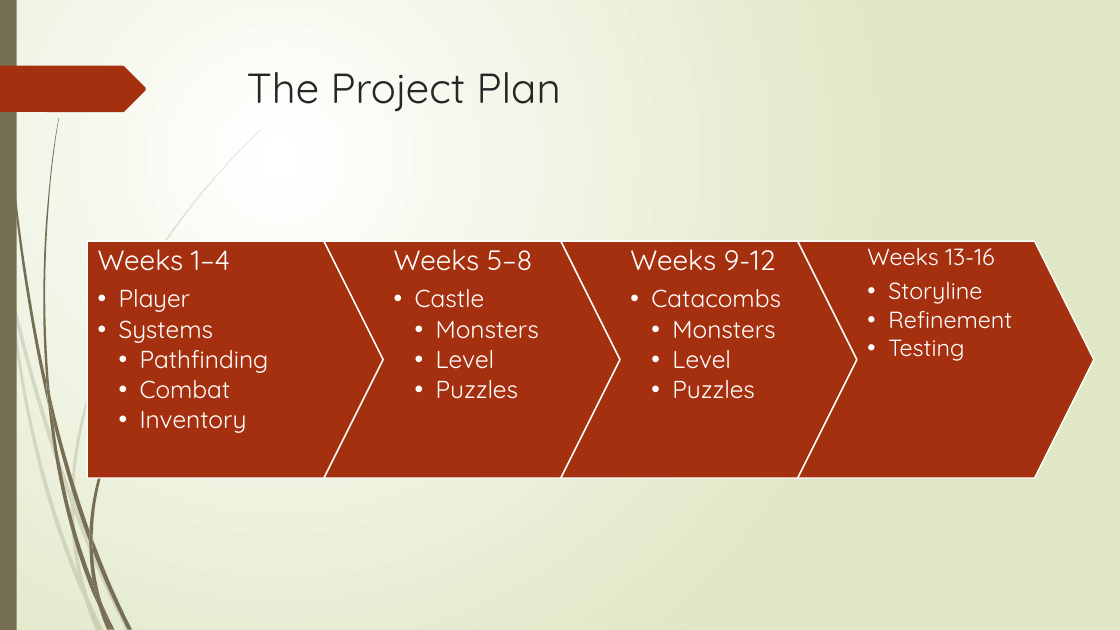
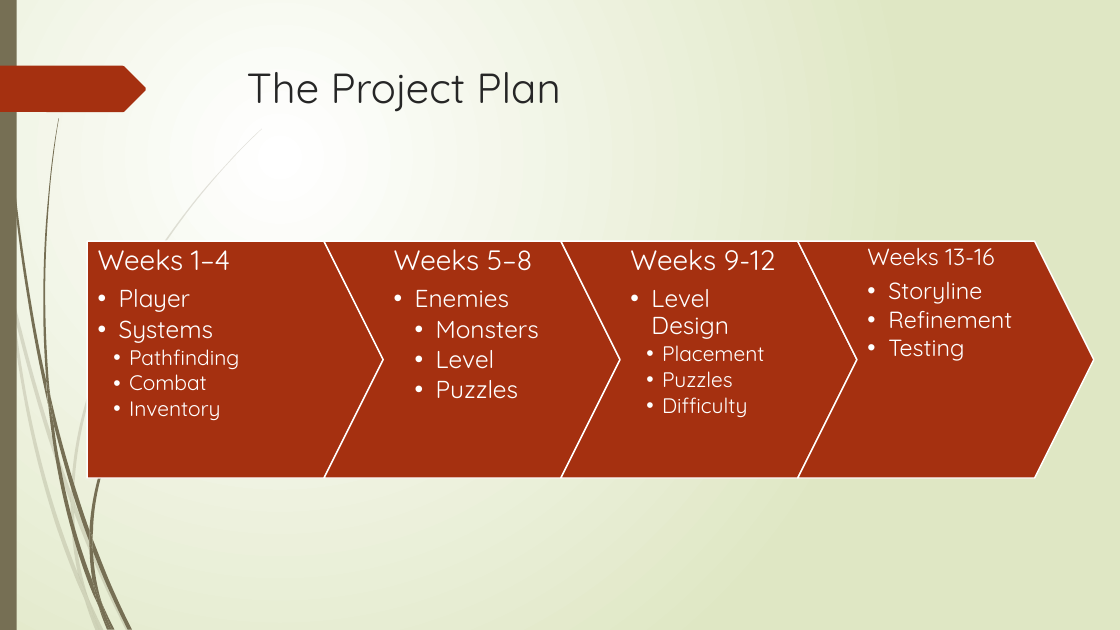
Before and after one commit to gamkedo-la/solo-practice-sandbox-js_only, a slide deck: slide 6 of vince_mckeown/DungeonExplorer/slides/pitch.pptx. Drawn at 1120x630 pixels with LibreOffice and Linux fonts; fonts in the diff are those of the drawing. Boxes give left, top, right and bottom in pixels: in the first picture for what was removed or moved away, otherwise in the second. Text is boxed around its words. In the diff, an @@ line names an element or a change of style, - is before the commit and + after.

```diff
--- a/vince_mckeown/DungeonExplorer/slides/pitch.pptx
+++ b/vince_mckeown/DungeonExplorer/slides/pitch.pptx
@@ text at bbox=[415, 290, 509, 308]: text changed @@
-  • Castle
+  • Enemies
@@ text at bbox=[651, 289, 765, 361]: text changed @@
-  • Catacombs
-    • Monsters
-    • Level
+  • Level Design
+    • Placement
@@ text at bbox=[129, 349, 239, 420]: size 21 to 18 pt in "Pathfinding", "Combat", "Inventory"; indent changed @@
@@ text at bbox=[662, 371, 733, 388]: size 21 to 18 pt in "Puzzles"; indent changed @@
@@ text at bbox=[662, 397, 747, 417]: paragraph added @@
+    • Difficulty
```
Also in this commit, not shown: 5 other slides changed, 2 other files.
